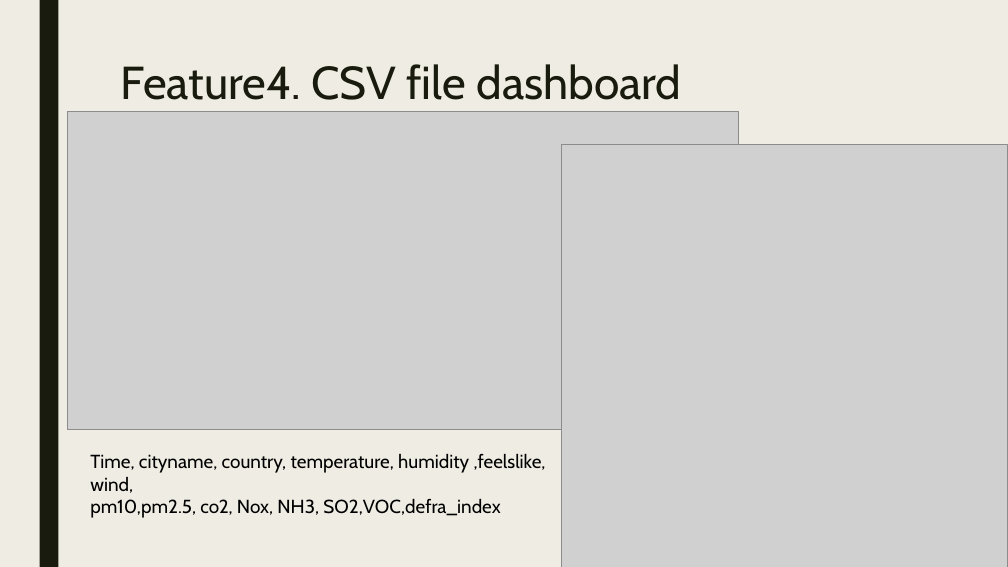
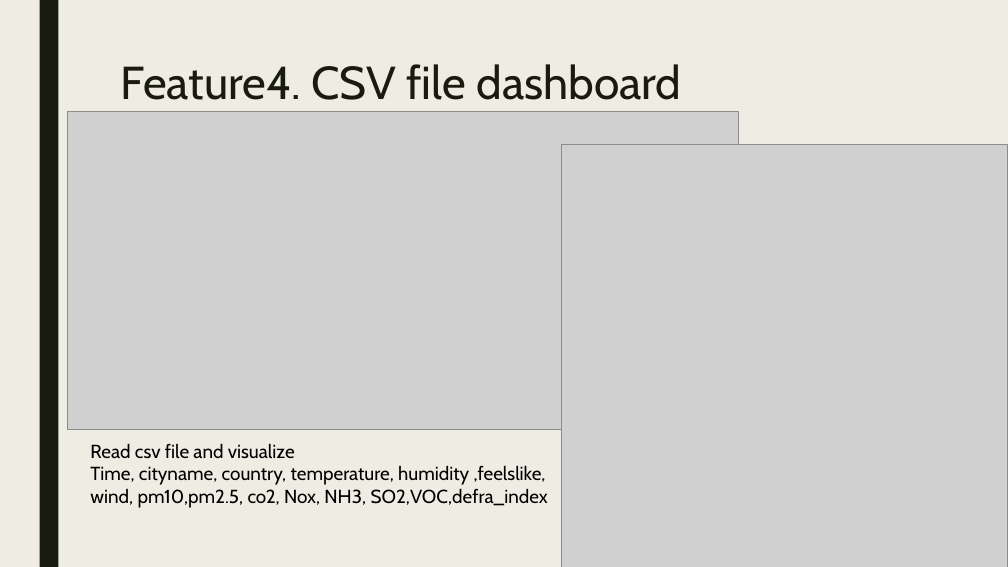
Before and after one commit to minchoCoin/air-quality-dashboard, a slide deck: slide 16 of presentation.pptx (slide 14 before the commit). Drawn at 1008x567 pixels with LibreOffice and Linux fonts; fonts in the diff are those of the drawing; grey boxes stand for pictures. Boxes give left, top, right and bottom in pixels: in the first picture for what was removed or moved away, otherwise in the second. Text is boxed around its words. In the diff, an @@ line names an element or a change of style, - is before the commit and + after.

```diff
--- a/presentation.pptx
+++ b/presentation.pptx
@@ text at [90, 443, 548, 508]: text changed @@
-Time, cityname, country, temperature, humidity ,feelslike, wind,
-pm10,pm2.5, co2, Nox, NH3, SO2,VOC,defra_index
+Read csv file and visualize
+Time, cityname, country, temperature, humidity ,feelslike, wind, pm10,pm2.5, co2, Nox, NH3, SO2,VOC,defra_index
```
Also in this commit, not shown: 3 other slides changed, 4 slides added, 1 slide removed, 1 other file.
